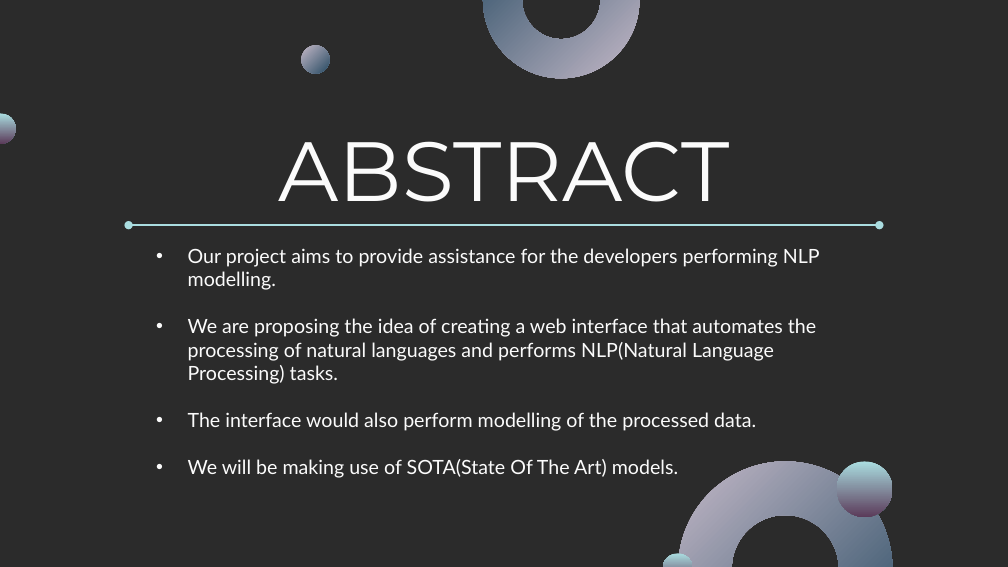
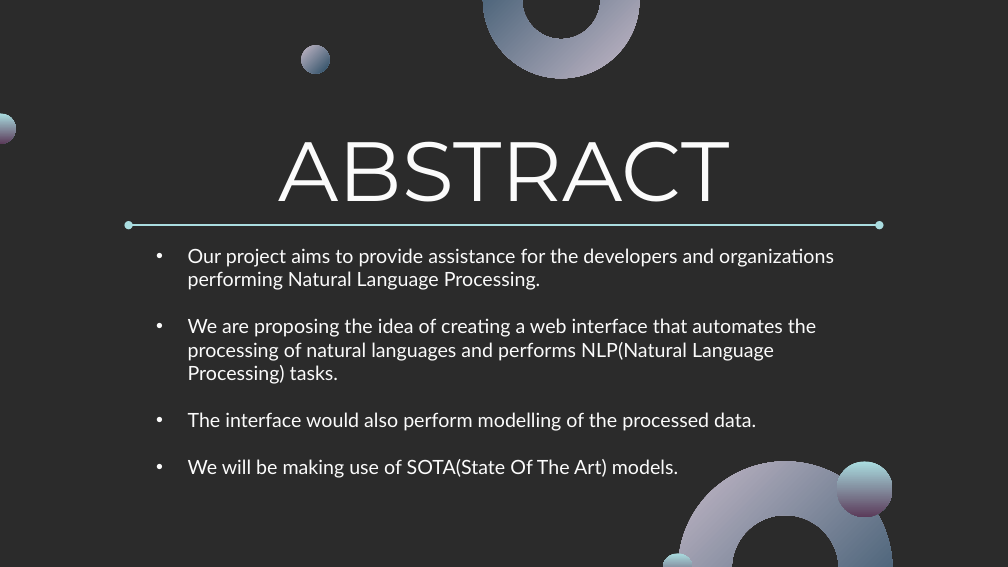
Before and after one commit to Naveen-004/NLP-assist, a slide deck: slide 6 of docs/NLP assist v5.pptx. Drawn at 1008x567 pixels with LibreOffice and Linux fonts; fonts in the diff are those of the drawing; background and template pictures are left out; a plain dark background stands for a picture behind light text. Boxes give left, top, right and bottom in pixels: in the first picture for what was removed or moved away, otherwise in the second. Text is boxed around its words. In the diff, an @@ line names an element or a change of style, - is before the commit and + after.

```diff
--- a/docs/NLP assist v5.pptx
+++ b/docs/NLP assist v5.pptx
@@ subtitle at (x1=188, y1=248, x2=834, y2=290): text changed @@
-• Our project aims to provide assistance for the developers performing NLP modelling.
+• Our project aims to provide assistance for the developers and organizations performing Natural Language Processing.
```
Also in this commit, not shown: 5 other slides changed, 1 other file.
